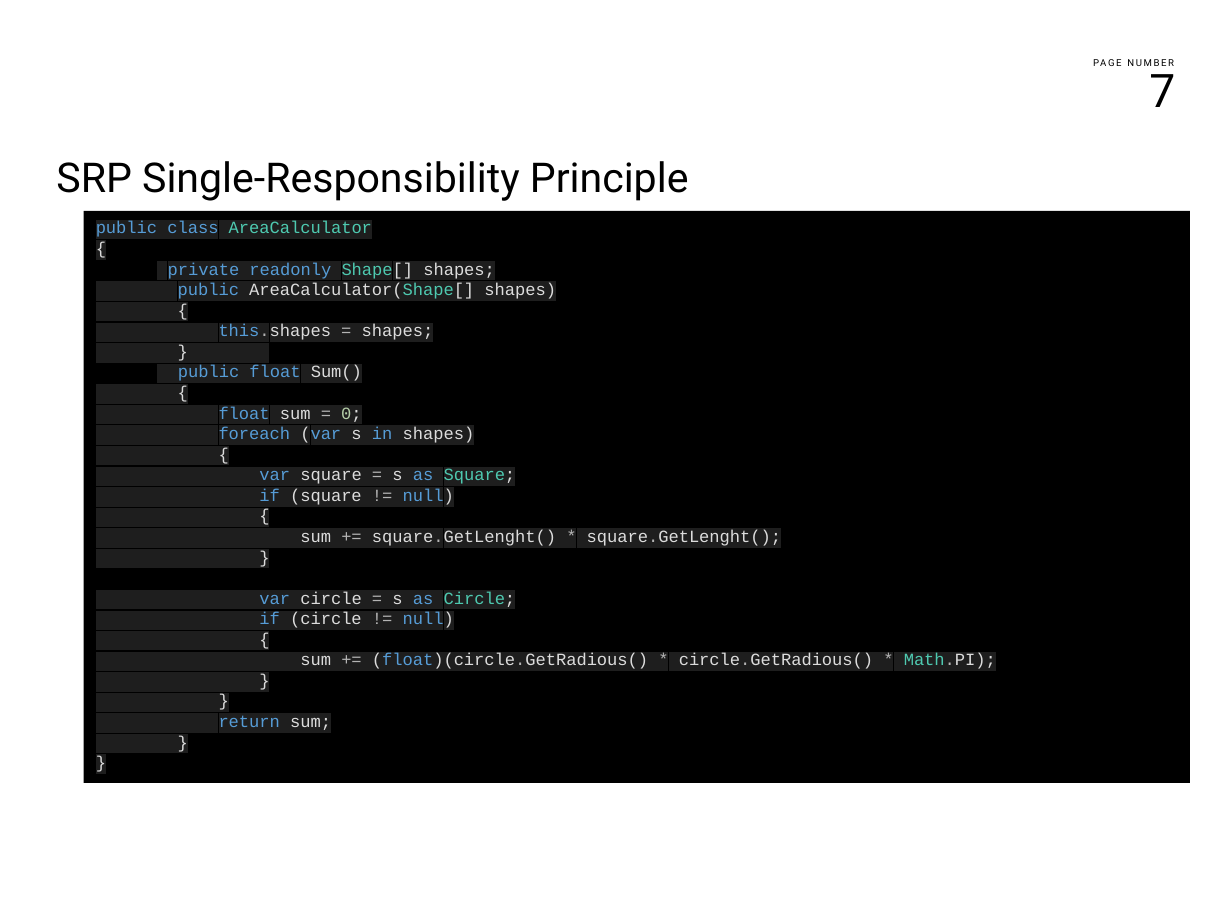
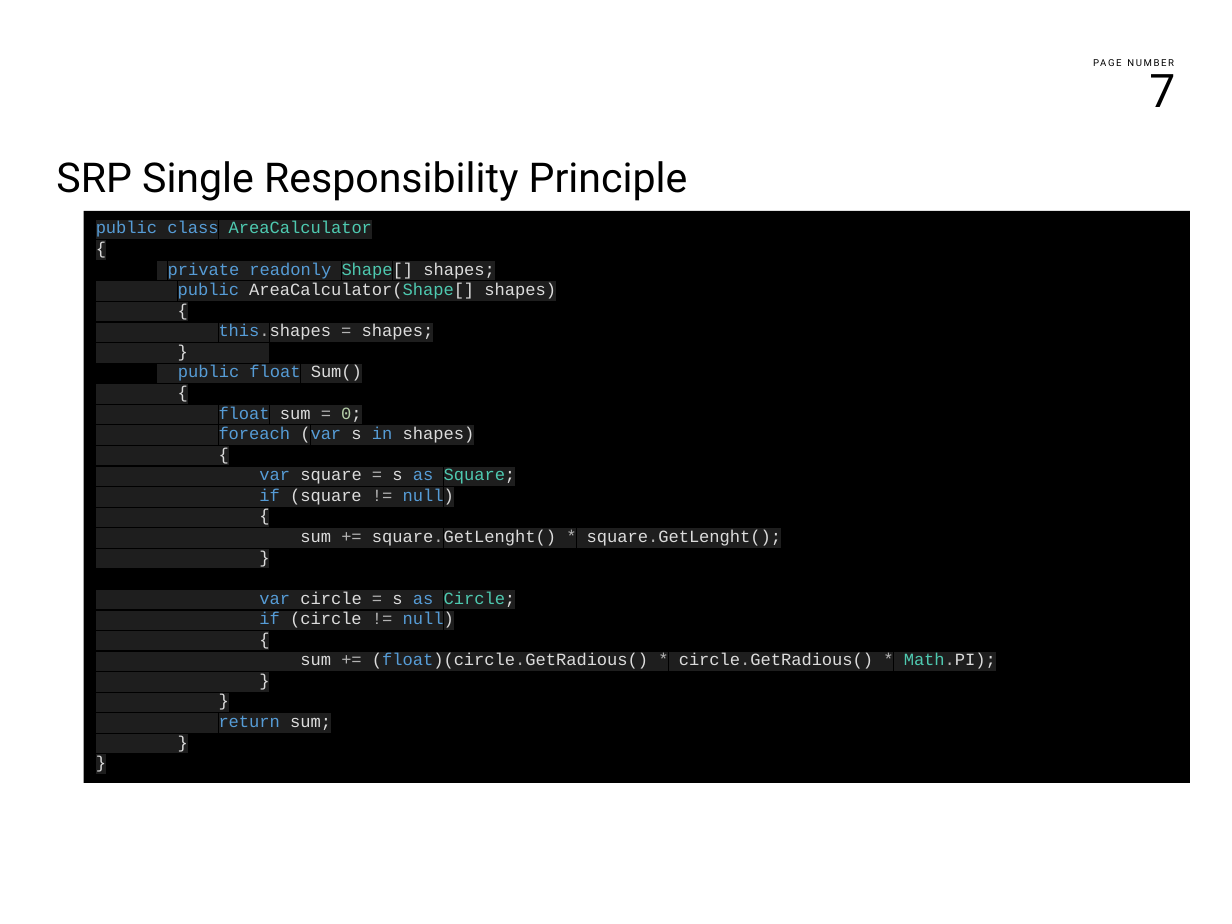
Before and after one commit to franco-melandri/SOLID, a slide deck: slide 7 of docs/solid.pptx. Drawn at 1232x924 pixels with LibreOffice and Linux fonts; fonts in the diff are those of the drawing; background and template pictures are left out. Boxes give left, top, right and bottom in pixels: in the first picture for what was removed or moved away, otherwise in the second. Text is boxed around its words. In the diff, an @@ line names an element or a change of style, - is before the commit and + after.

```diff
--- a/docs/solid.pptx
+++ b/docs/solid.pptx
@@ text at bbox=[56, 161, 688, 201]: text changed @@
-SRP Single-Responsibility Principle
+SRP Single Responsibility Principle
```
Also in this commit, not shown: 6 other slides changed, 4 slides added, 5 other files.
